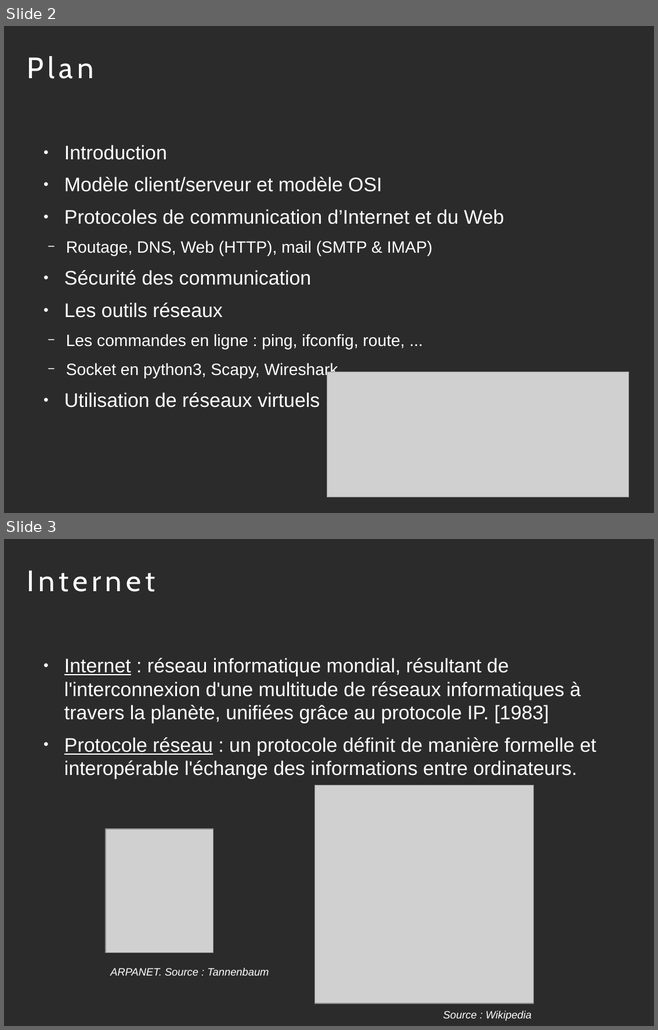
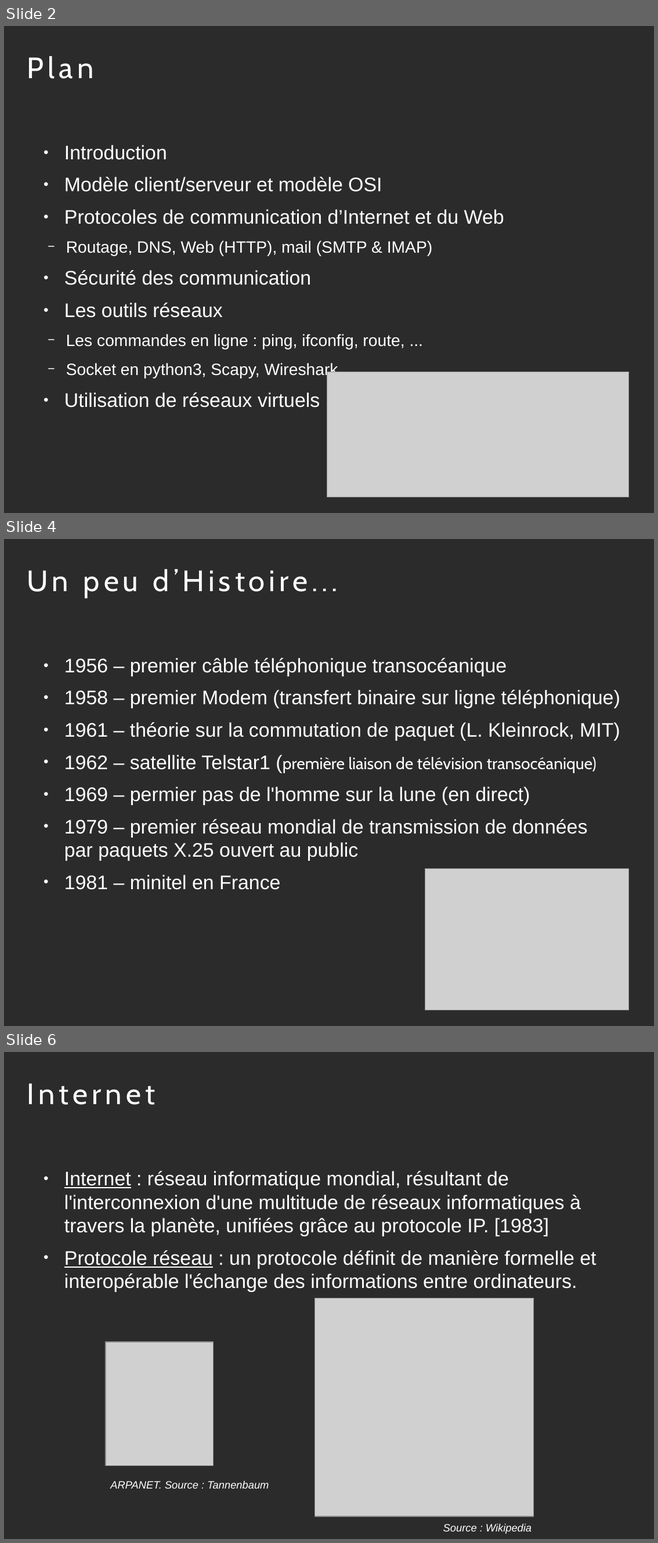
Before and after one commit to diu-uf-bordeaux/bloc3, a slide deck: reseaux/cours.odp. Shown one above the other, each under a label of ours: slides 2 and 3 before the commit, slides 2, 4 and 6 after it; the slides between them are not shown. The pictures are 658x1030 and 658x1543 pixels, drawn with LibreOffice and Linux fonts; fonts in the diff are those of the drawing; grey boxes stand for pictures; background and template pictures are left out; a plain dark background stands for a picture behind light text. Boxes give left, top, right and bottom in pixels: in the first picture for what was removed or moved away, otherwise in the second. Text is boxed around its words. In the diff, an @@ line names an element or a change of style, - is before the commit and + after.

```diff
--- a/reseaux/cours.odp
+++ b/reseaux/cours.odp
@@ slide 4 added at [4, 539, 654, 1026], background picture (left out) @@
@@ title added at [27, 569, 338, 598], 36 pt, text #FFFFFF @@
+Un peu d’Histoire...
@@ text added at [64, 658, 620, 890], 24 pt, text #FFFFFF @@
+● 1956 – premier câble téléphonique transocéanique
+● 1958 – premier Modem (transfert binaire sur ligne téléphonique)
+● 1961 – théorie sur la commutation de paquet (L. Kleinrock, MIT)
+● 1962 – satellite Telstar1 (première liaison de télévision transocéanique)
+● 1969 – permier pas de l'homme sur la lune (en direct)
+● 1979 – premier réseau mondial de transmission de données par paquets X.25 ouvert au public
+● 1981 – minitel en France
@@ picture added at [425, 869, 629, 1011] @@
@@ what was slide 3 is now slide 6 @@
```
Also in this commit, not shown: 6 other slides added, 3 other files.
